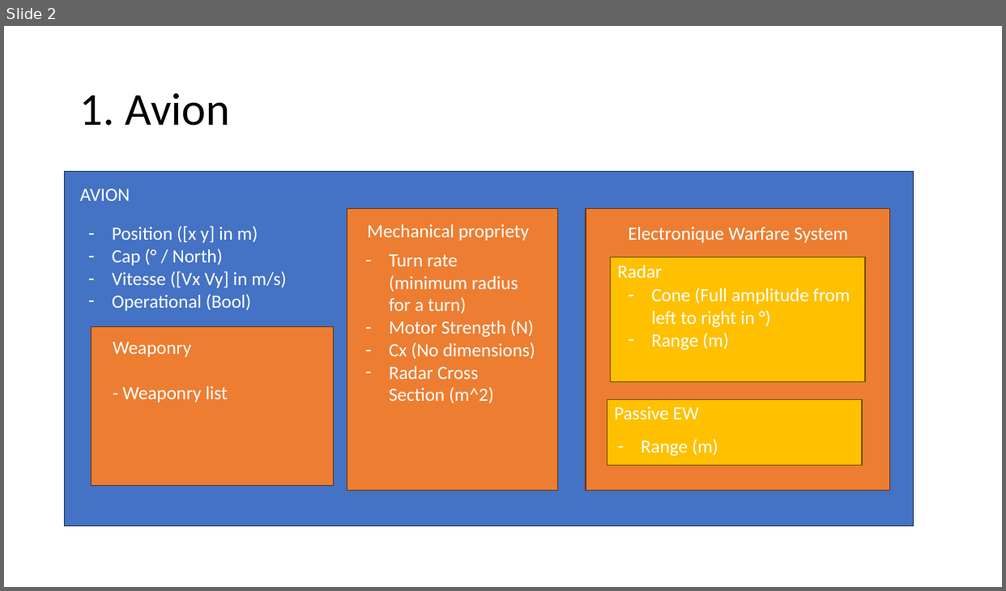
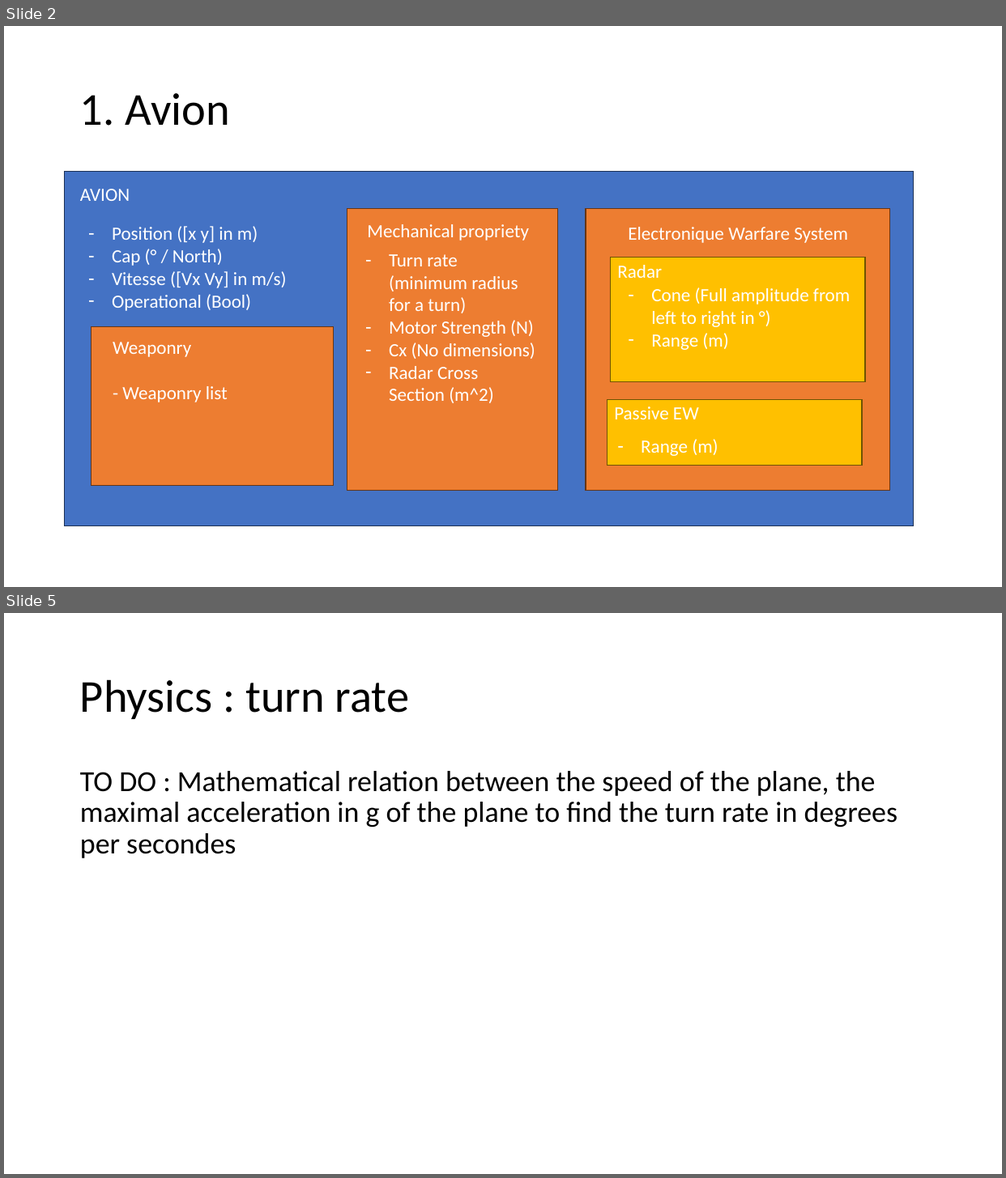
Before and after one commit to BERTINMorgan/ACSEW, a slide deck: 0_gestion/data_architectures.pptx. Shown one above the other, each under a label of ours: slide 2 before the commit, slides 2 and 5 after it; the slides between them are not shown. The pictures are 1006x591 and 1006x1178 pixels, drawn with LibreOffice and Linux fonts; fonts in the diff are those of the drawing. Boxes give left, top, right and bottom in pixels: in the first picture for what was removed or moved away, otherwise in the second. Text is boxed around its words. In the diff, an @@ line names an element or a change of style, - is before the commit and + after.

```diff
--- a/0_gestion/data_architectures.pptx
+++ b/0_gestion/data_architectures.pptx
@@ slide 5 added at (4, 613, 1002, 1174), background #FFFFFF @@
@@ title added at (80, 679, 409, 719), 44 pt, text #000000 @@
+Physics : turn rate
@@ text added at (80, 771, 897, 858), 28 pt, text #000000 @@
+TO DO : Mathematical relation between the speed of the plane, the maximal acceleration in g of the plane to find the turn rate in degrees per secondes
```
Also in this commit, not shown: 3 other slides added, 6 other files.
